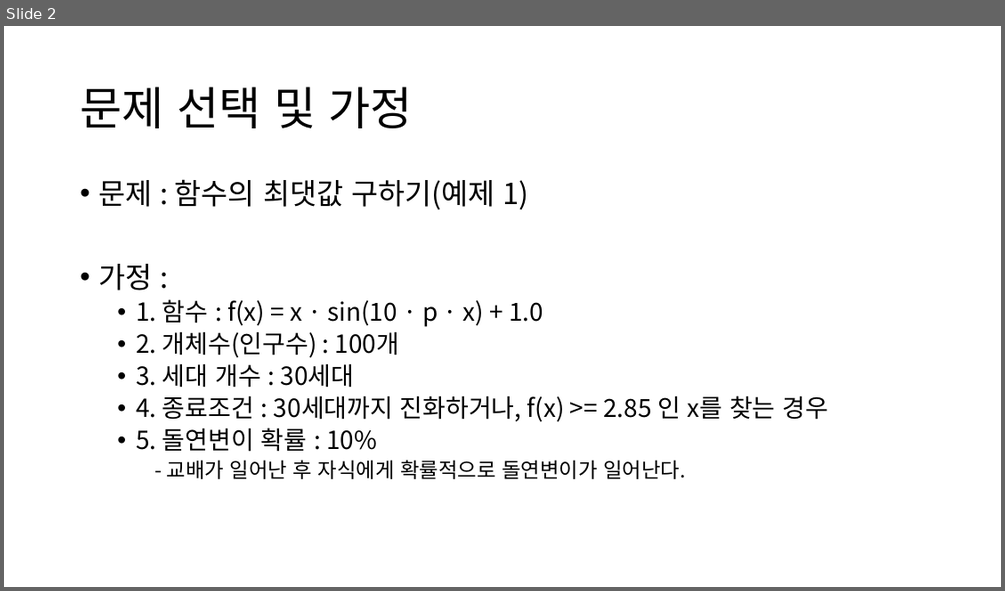
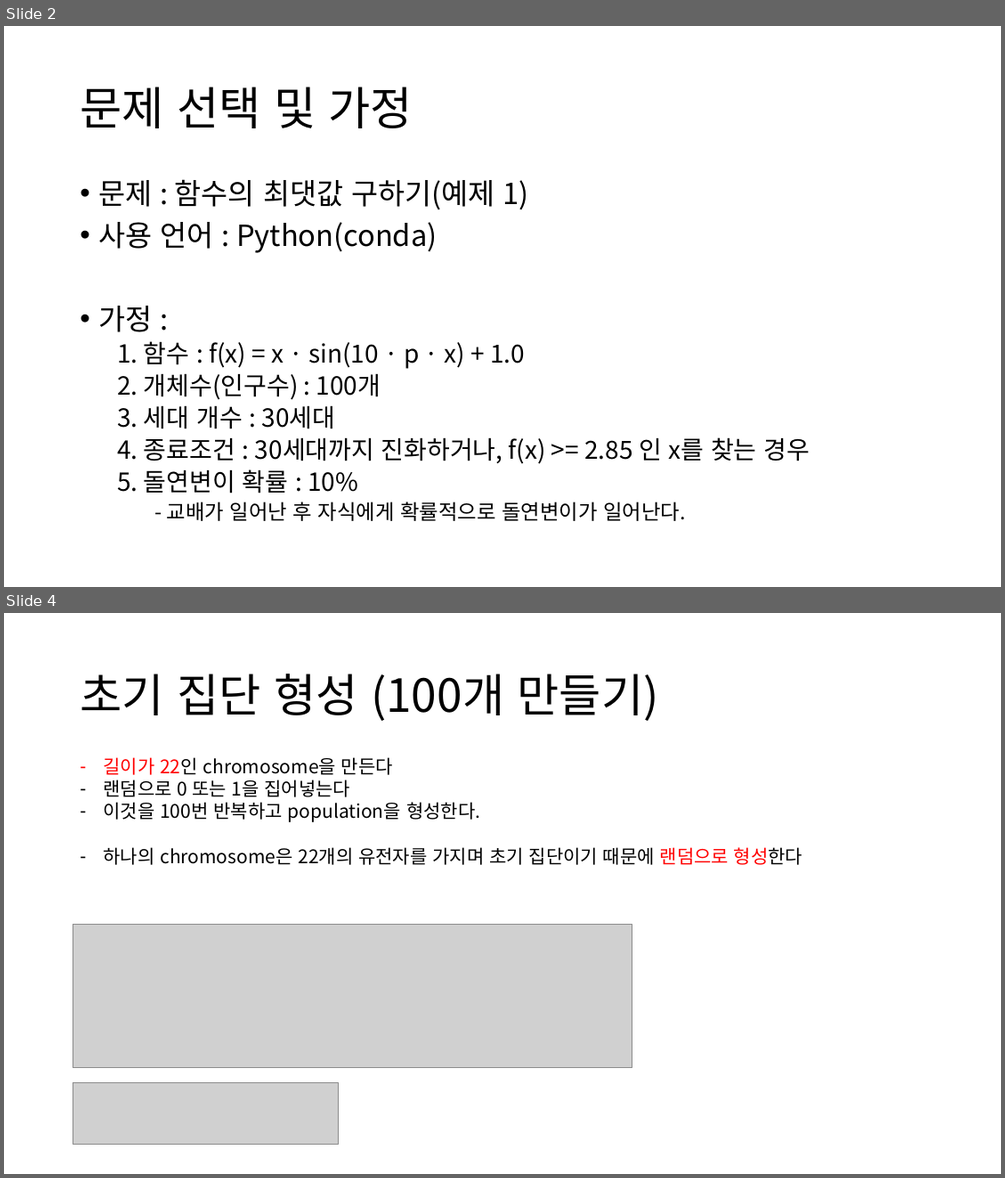
Before and after one commit to hhtboy/GeneticAlgorithm-FindMaxValue, a slide deck: 과제3_2019124206_황현택.pptx. Shown one above the other, each under a label of ours: slide 2 before the commit, slides 2 and 4 after it; the slides between them are not shown. The pictures are 1005x591 and 1005x1178 pixels, drawn with LibreOffice and Linux fonts; fonts in the diff are those of the drawing; grey boxes stand for pictures. Boxes give left, top, right and bottom in pixels: in the first picture for what was removed or moved away, otherwise in the second. Text is boxed around its words. In the diff, an @@ line names an element or a change of style, - is before the commit and + after.

```diff
--- a/과제3_2019124206_황현택.pptx
+++ b/과제3_2019124206_황현택.pptx
@@ slide 4 added at <box>4,613,1001,1174</box>, background #FFFFFF @@
@@ title added at <box>80,674,659,721</box>, 44 pt, text #000000 @@
+초기 집단 형성 (100개 만들기)
@@ text added at <box>104,757,802,865</box>, 18 pt, text #000000 @@
+– 길이가 22인 chromosome을 만든다
+– 랜덤으로 0 또는 1을 집어넣는다
+– 이것을 100번 반복하고 population을 형성한다.
+– 하나의 chromosome은 22개의 유전자를 가지며 초기 집단이기 때문에 랜덤으로 형성한다
@@ picture added at <box>73,925,632,1068</box> @@
@@ picture added at <box>73,1083,339,1144</box> @@
@@ slide 2 changed as well @@
@@ text at <box>98,222,437,253</box>: paragraph added @@
+• 사용 언어 : Python(conda)
@@ text at <box>117,341,809,493</box>: bullet • to none @@
```
Also in this commit, not shown: 1 other slide changed, 7 other slides added, 1 other file.
